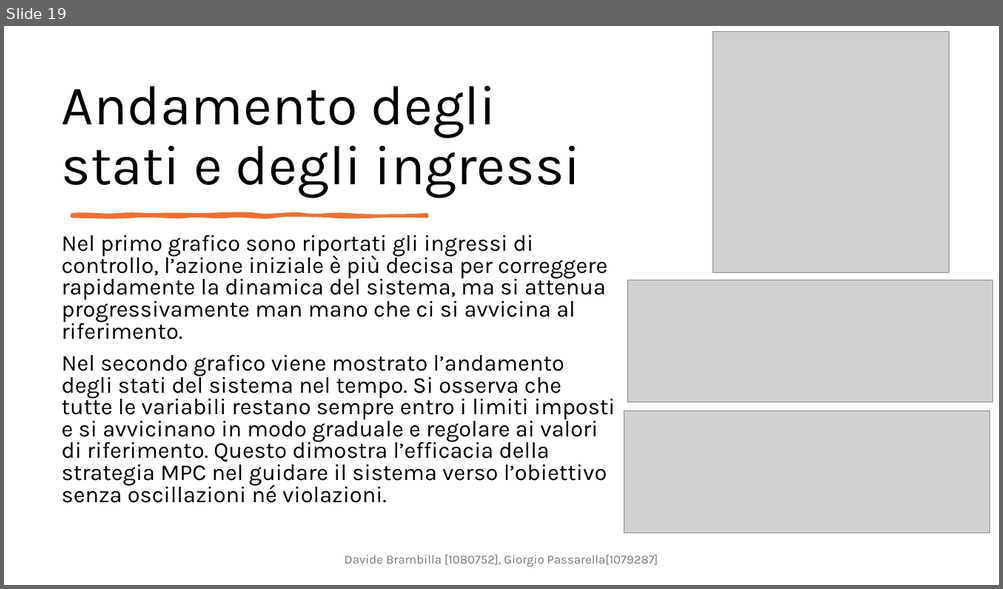
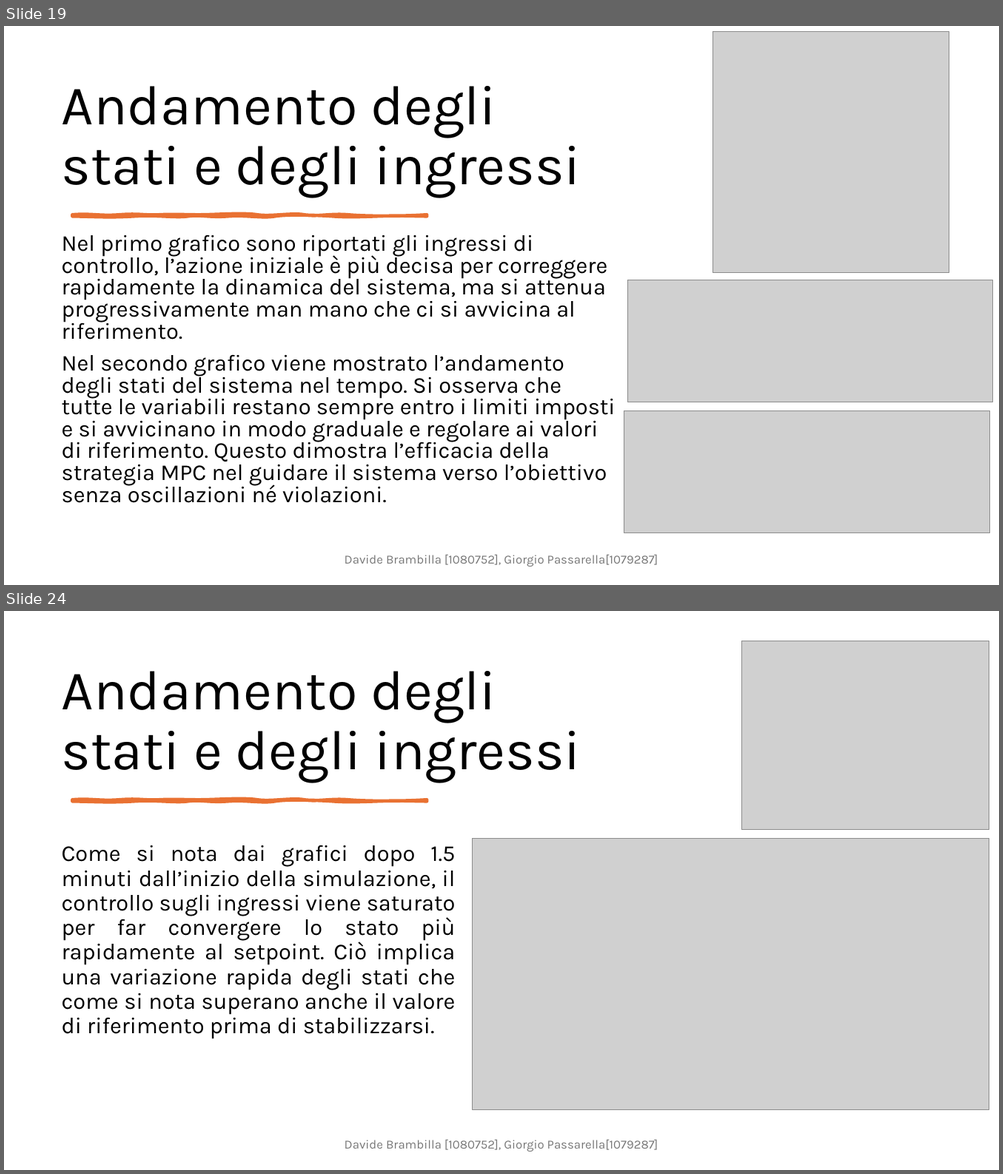
Before and after one commit to DavideBrambilla98/interconnectedTanksMPC, a slide deck: cam.pptx. Shown one above the other, each under a label of ours: slide 19 before the commit, slides 19 and 24 after it; the slides between them are not shown. The pictures are 1003x589 and 1003x1174 pixels, drawn with LibreOffice and Linux fonts; fonts in the diff are those of the drawing; grey boxes stand for pictures. Boxes give left, top, right and bottom in pixels: in the first picture for what was removed or moved away, otherwise in the second. Text is boxed around its words. In the diff, an @@ line names an element or a change of style, - is before the commit and + after.

```diff
--- a/cam.pptx
+++ b/cam.pptx
@@ slide 24 added at <box>4,611,999,1170</box>, background #FFFFFF @@
@@ picture added at <box>742,641,989,829</box> @@
@@ title added at <box>62,671,581,783</box>, 54 pt, text #000000 @@
+Andamento degli stati e degli ingressi
@@ freeform shape added at <box>73,800,427,801</box>, fill #E97132, outline #E97132 3.25 pt @@
@@ text added at <box>62,846,455,1039</box>, 22 pt, text #000000 @@
+Come si nota dai grafici dopo 1.5 minuti dall’inizio della simulazione, il controllo sugli ingressi viene saturato per far convergere lo stato più rapidamente al setpoint. Ciò implica una variazione rapida degli stati che come si nota superano anche il valore di riferimento prima di stabilizzarsi.
@@ picture added at <box>472,839,989,1111</box> @@
@@ text added at <box>344,1140,658,1152</box>, 12 pt, text #797979 @@
+Davide Brambilla [1080752], Giorgio Passarella[1079287]
```
Also in this commit, not shown: 8 other slides added.
